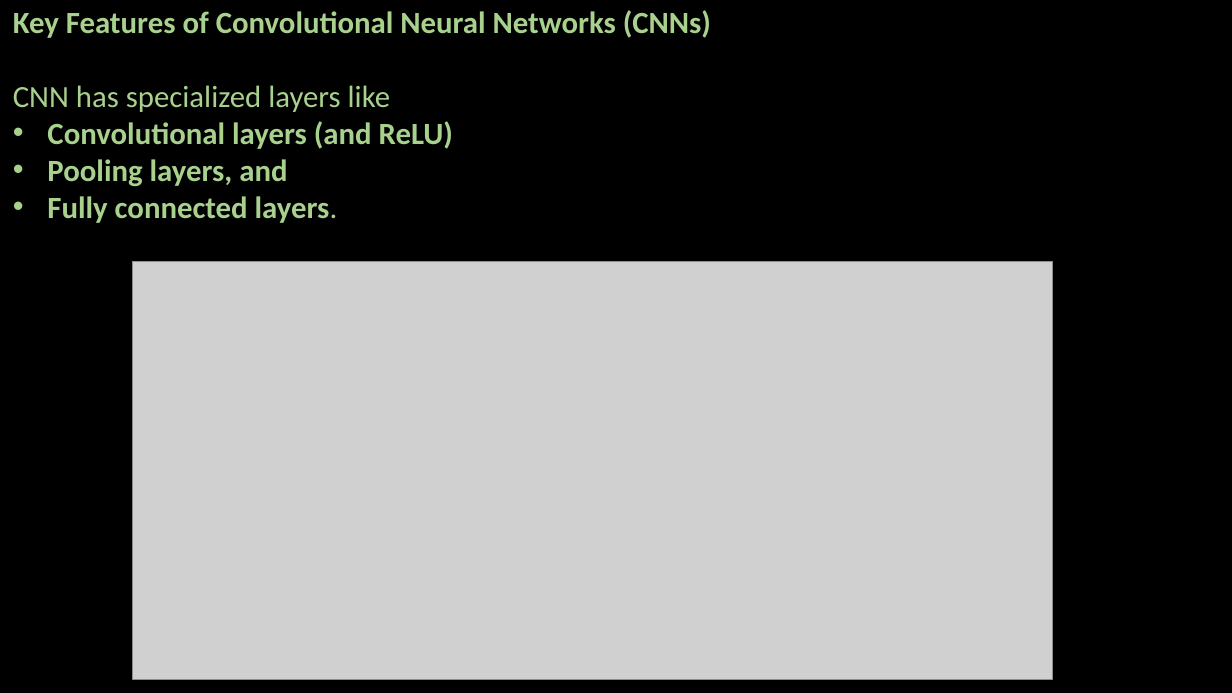
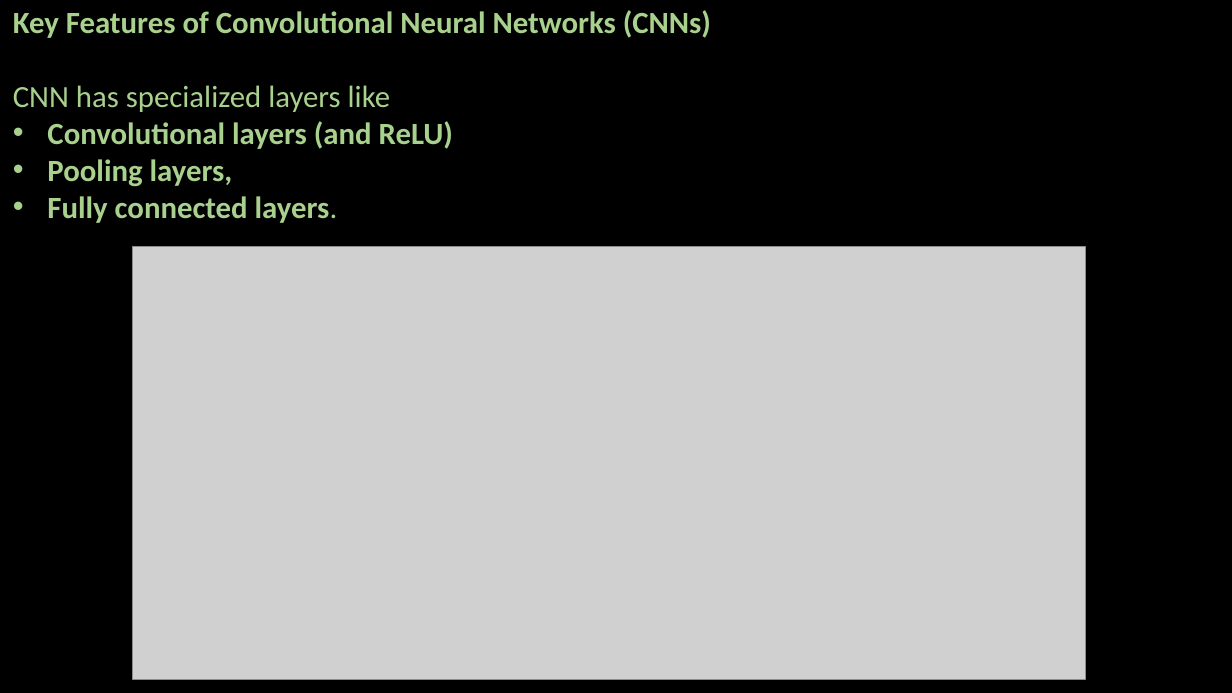
Before and after one commit to ash322ash422/youtube, a slide deck: slide 3 of deep_learning/2_CNN/CNN-2-Core-Principles.pptx. Drawn at 1232x693 pixels with LibreOffice and Linux fonts; fonts in the diff are those of the drawing; grey boxes stand for pictures; background and template pictures are left out. Boxes give left, top, right and bottom in pixels: in the first picture for what was removed or moved away, otherwise in the second. Text is boxed around its words. In the diff, an @@ line names an element or a change of style, - is before the commit and + after.

```diff
--- a/deep_learning/2_CNN/CNN-2-Core-Principles.pptx
+++ b/deep_learning/2_CNN/CNN-2-Core-Principles.pptx
@@ text at bbox=[47, 159, 233, 186]: text changed @@
-• Pooling layers, and
+• Pooling layers,
@@ picture: place and size @@
-picture at bbox=[133, 262, 1054, 679]
+picture at bbox=[133, 247, 1086, 679]
```
Also in this commit, not shown: 2 other slides changed, 1 slide added, 46 other files.
